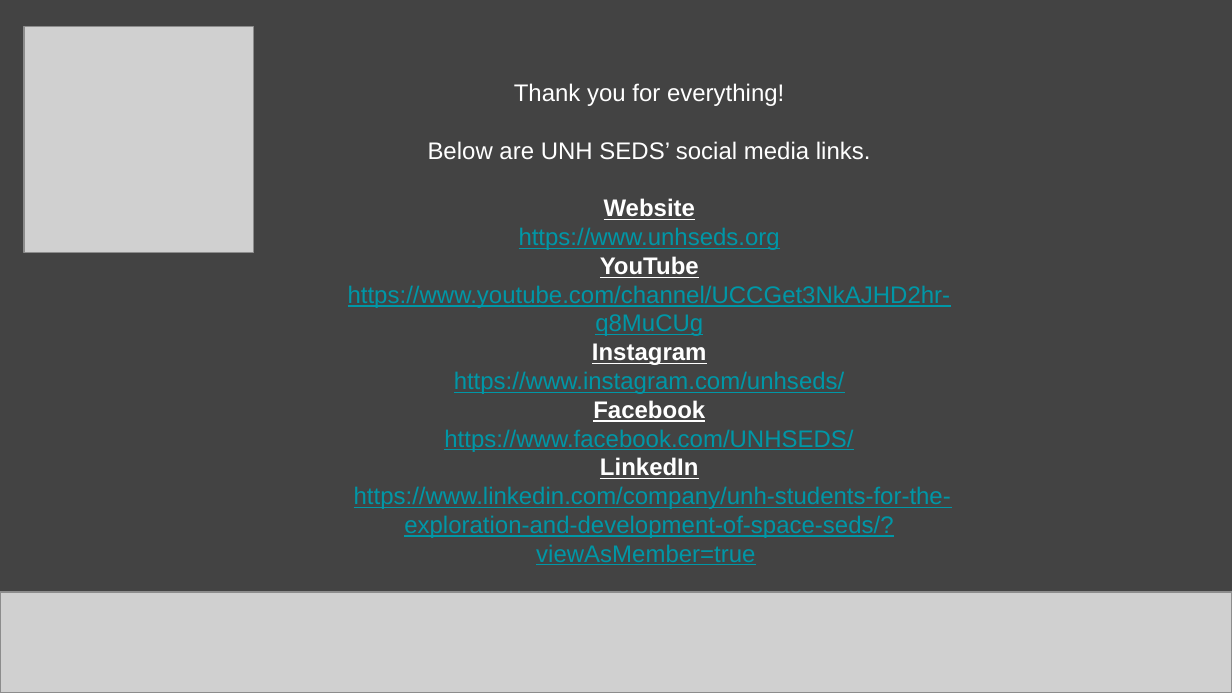
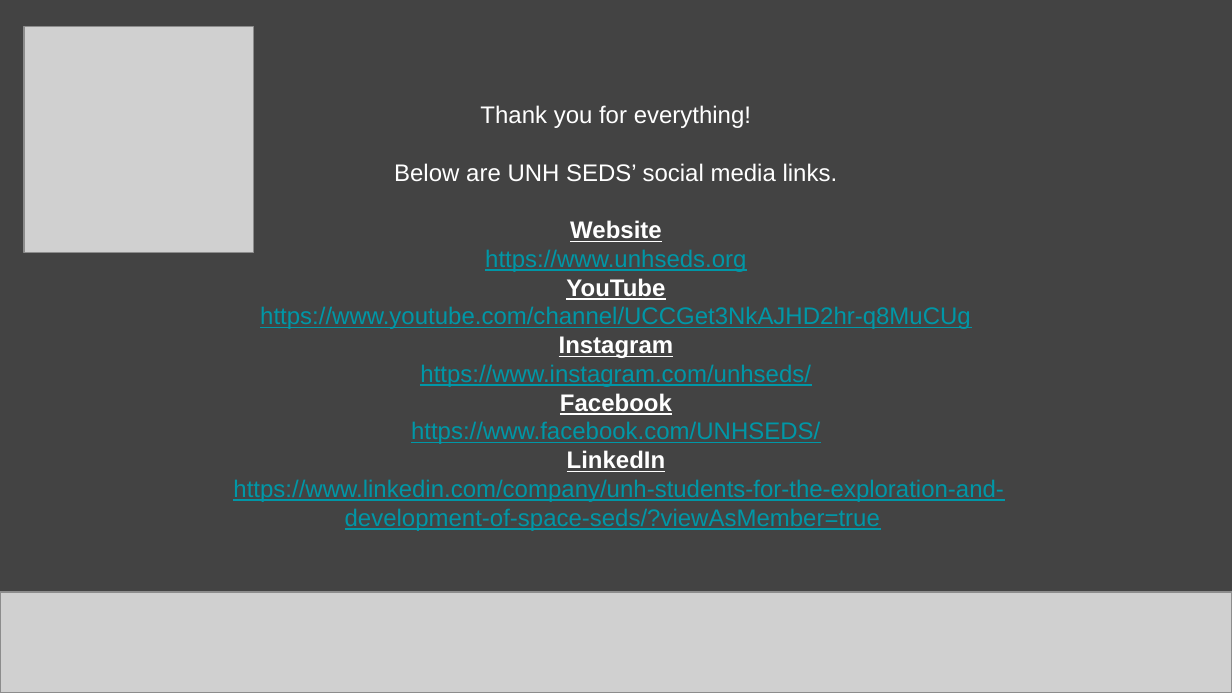
Before and after one commit to twc1001/ThomasCollins, a slide deck: slide 5 of University/UNH Fall 2019/General/MIFP/Rocket Lab Trinkets.pptx. Drawn at 1232x693 pixels with LibreOffice and Linux fonts; fonts in the diff are those of the drawing; grey boxes stand for pictures. Boxes give left, top, right and bottom in pixels: in the first picture for what was removed or moved away, otherwise in the second. Text is boxed around its words. In the diff, an @@ line names an element or a change of style, - is before the commit and + after.

```diff
--- a/University/UNH Fall 2019/General/MIFP/Rocket Lab Trinkets.pptx
+++ b/University/UNH Fall 2019/General/MIFP/Rocket Lab Trinkets.pptx
@@ text "Thank you for everything!" rewrapped from [348,83,951,565] to [233,105,1003,531] @@
```
Also in this commit, not shown: 3 other slides changed, 10 other files.
